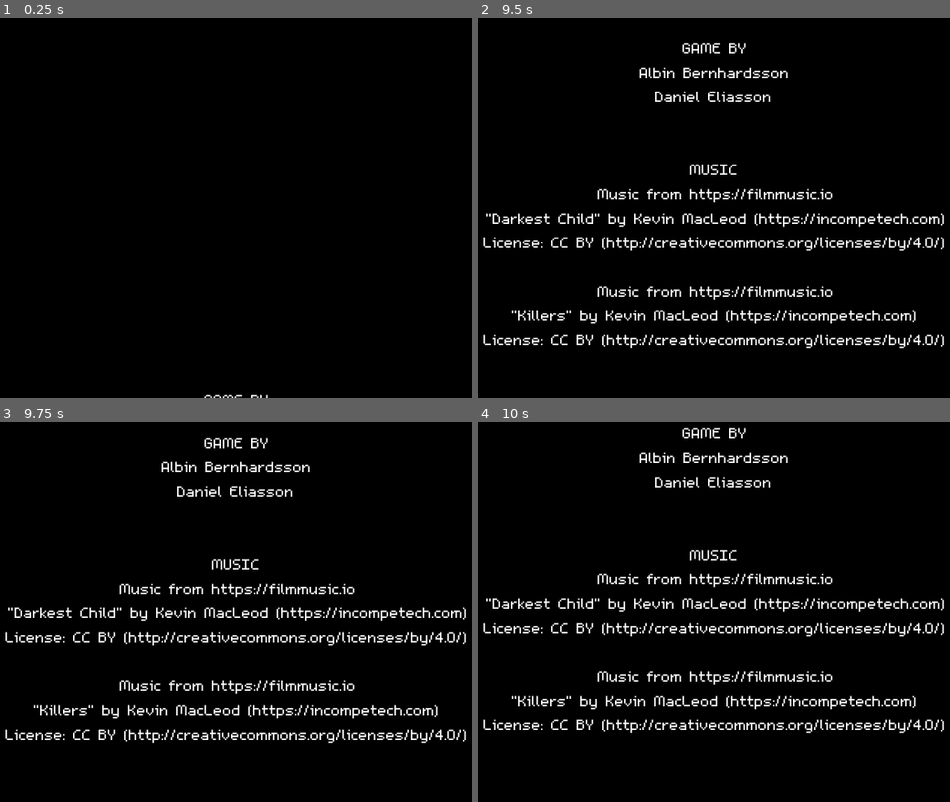
Above: before the commit, frames 1-4 (two rows, left to right).
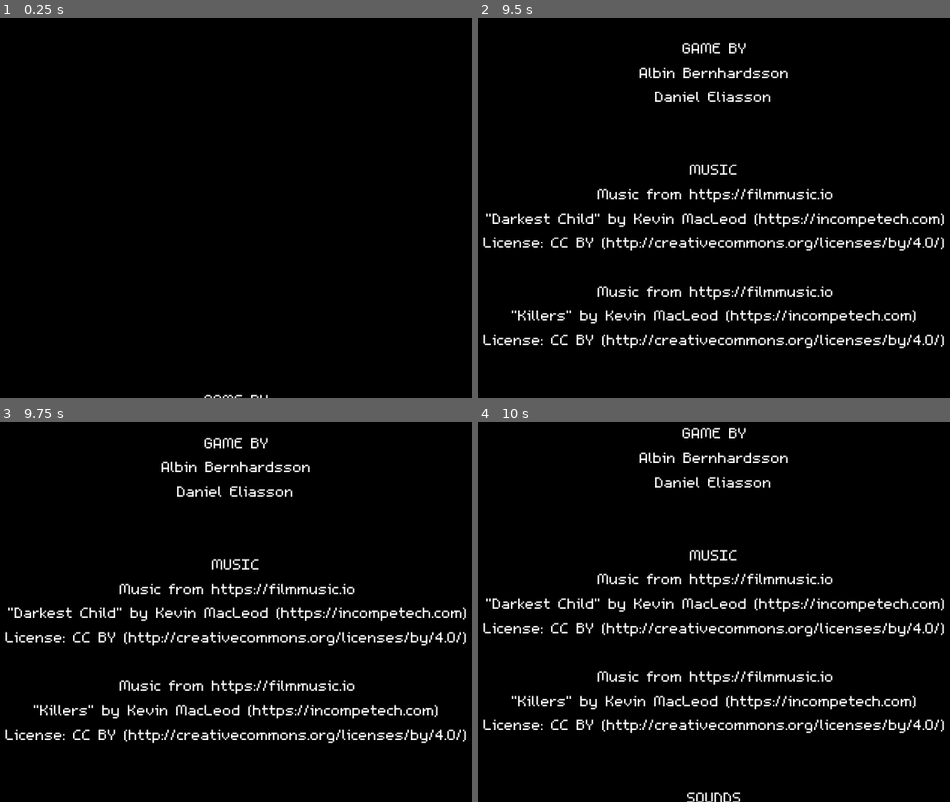
Above: after the commit, the same moments.

Repository: Chainsawkitten/Fairbanks-Hell-Lich
Game: Godot game, scene res://scenes/credits.tscn
The game is run twice, just before and just after one commit, with the same random seed, the same clock (stepped at 60 frames per second) and the same inputs. This scene is started directly instead of the project's main scene.
Inputs:
- Up to frame 1 (0.25 s): no input
- Up to frame 2 (9.5 s): tap Enter (ui_accept) at 0.5, 0.77, 1.52, 3.02, 3.77, 4.52, 6.02, 6.77, 7.52, 9.02 s; hold Right (ui_right) 0.53-1.28 s; hold Down (ui_down) 1.28-2.03 s; hold Right (ui_right) 2.03-2.78 s; hold Up (ui_up) 2.78-3.53 s; hold Left (ui_left) 3.53-5.03 s; hold Down (ui_down) 5.03-5.78 s; hold Right (ui_right) 5.78-6.53 s; hold Up (ui_up) 6.53-7.28 s; hold Right (ui_right) 7.28-8.03 s; hold Down (ui_down) 8.03-8.78 s; hold Left (ui_left) from 8.78 s (still down)
- Up to frame 3 (9.75 s): release Left (ui_left) at 9.53 s; hold Up (ui_up) from 9.53 s (still down)
- Up to frame 4 (10 s): keep holding Up (ui_up); tap Enter (ui_accept) at 9.77 s

Frames 1-3 are identical in both runs. In frame 4, 0.2% of the frame differs, in the area x 44-56%, y 97-100%.

Commit message:
Sound effects

Diff:
--- a/scenes/credits.tscn
+++ b/scenes/credits.tscn
@@ -34,7 +34,10 @@
 License: CC BY (http://creativecommons.org/licenses/by/4.0/)
 
 
-
+SOUNDS
+RSilviera
+Mafon2
+InspectorJ
 
 
 
--- a/scenes/explosion.tscn
+++ b/scenes/explosion.tscn
@@ -1,7 +1,8 @@
-[gd_scene load_steps=4 format=2]
+[gd_scene load_steps=5 format=2]
 
 [ext_resource path="res://scripts/explosion.gd" type="Script" id=1]
 [ext_resource path="res://graphics/boss/explosion.png" type="Texture" id=2]
+[ext_resource path="res://sound_effects/explosion.ogg" type="AudioStream" id=3]
 
 [sub_resource type="Animation" id=1]
 resource_name = "explode"
@@ -29,3 +30,7 @@
 [node name="AnimationPlayer" type="AnimationPlayer" parent="."]
 playback_speed = 3.0
 anims/explode = SubResource( 1 )
+
+[node name="AudioStreamPlayer" type="AudioStreamPlayer" parent="."]
+stream = ExtResource( 3 )
+volume_db = 15.0
--- a/scenes/message_box.tscn
+++ b/scenes/message_box.tscn
@@ -8,7 +8,7 @@
 [ext_resource path="res://graphics/dialog/messagebox.png" type="Texture" id=6]
 [ext_resource path="res://graphics/dialog/m5x7.tres" type="DynamicFont" id=7]
 [ext_resource path="res://graphics/dialog/paw.png" type="Texture" id=8]
-[ext_resource path="res://sound_effects/meow.wav" type="AudioStream" id=9]
+[ext_resource path="res://sound_effects/meow.ogg" type="AudioStream" id=9]
 
 [sub_resource type="Animation" id=1]
 resource_name = "Enter"
--- a/scenes/test.tscn
+++ b/scenes/test.tscn
@@ -9,7 +9,7 @@
 [ext_resource path="res://music/WindStereo.ogg" type="AudioStream" id=7]
 [ext_resource path="res://scenes/message_box.tscn" type="PackedScene" id=8]
 [ext_resource path="res://scripts/cutscene_controller.gd" type="Script" id=9]
-[ext_resource path="res://sound_effects/glass-smash.wav" type="AudioStream" id=10]
+[ext_resource path="res://sound_effects/glass-smash.ogg" type="AudioStream" id=10]
 
 [node name="Node2D" type="Node2D"]
 
@@ -35,7 +35,7 @@
 
 [node name="BossMusic" type="AudioStreamPlayer" parent="."]
 stream = ExtResource( 6 )
-volume_db = -3.0
+volume_db = -5.0
 
 [node name="WindLoop" type="AudioStreamPlayer" parent="."]
 stream = ExtResource( 7 )
--- a/scripts/boss.gd
+++ b/scripts/boss.gd
@@ -7,7 +7,7 @@
 var patterns_node = null
 
 # The current orb pattern.
-var current_pattern = 6
+var current_pattern = 0
 
 # The different kinds of states.
 enum { NORMAL, CASTING, DAMAGED, JAW_DROP, DYING }
@@ -63,6 +63,7 @@
 				set_state(NORMAL)
 		elif state == JAW_DROP:
 			if timer > jaw_drop_time:
+				Global.has_jawed_boss = true
 				set_state(DYING)
 
 	if state == DYING:
--- a/scripts/explosion.gd
+++ b/scripts/explosion.gd
@@ -6,6 +6,11 @@
 func _ready():
 	animation_player.connect("animation_finished", self, "finished")
 	animation_player.play("explode")
+	if Global.has_jawed_boss:
+		get_node("AudioStreamPlayer").volume_db = 3
+	if !Global.has_played_cutscene.has(get_node("/root/Node2D/CutsceneController").CUTSCENE.ENDING):
+		get_node("AudioStreamPlayer").pitch_scale = 0.8 + randf() * 0.4
+		get_node("AudioStreamPlayer").play()
 
 # Called when the animation has finished.
 func finished(e):
--- a/scripts/global.gd
+++ b/scripts/global.gd
@@ -12,3 +12,4 @@
 var has_hit_boss = false
 
 var has_killed_boss = false
+var has_jawed_boss = false
Not shown, added: sound_effects/explosion.ogg.import
Not shown, added: sound_effects/explosion.txt
Not shown, added: sound_effects/glass-smash.ogg.import
Not shown, removed: sound_effects/glass-smash.wav.import
Not shown, added: sound_effects/meow.ogg.import
Not shown, removed: sound_effects/meow.wav.import
Not shown, added: sound_effects/explosion.ogg
Not shown, added: sound_effects/glass-smash.ogg
Not shown, removed: sound_effects/glass-smash.wav
Not shown, added: sound_effects/meow.ogg
Not shown, removed: sound_effects/meow.wav
